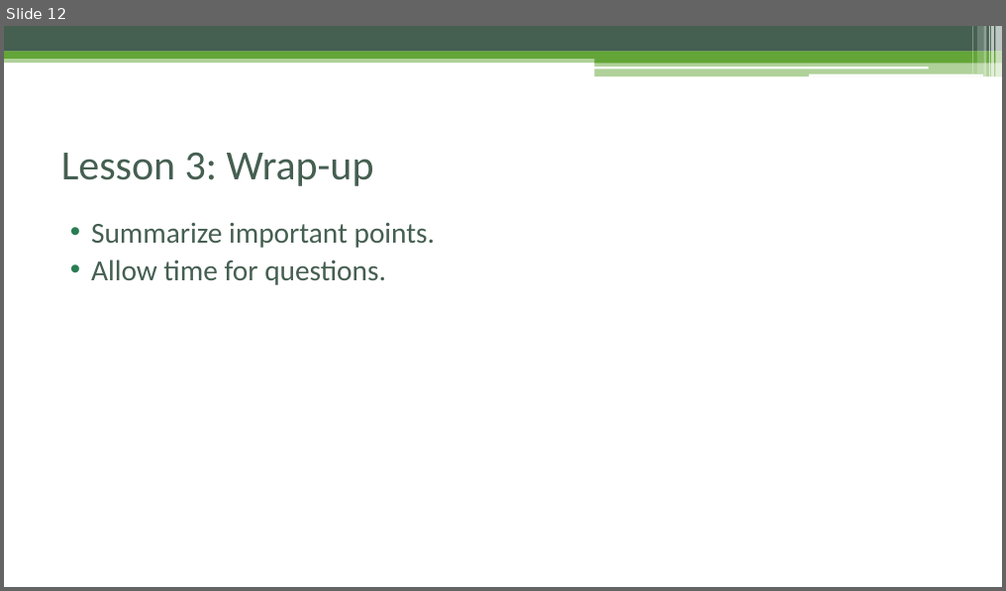
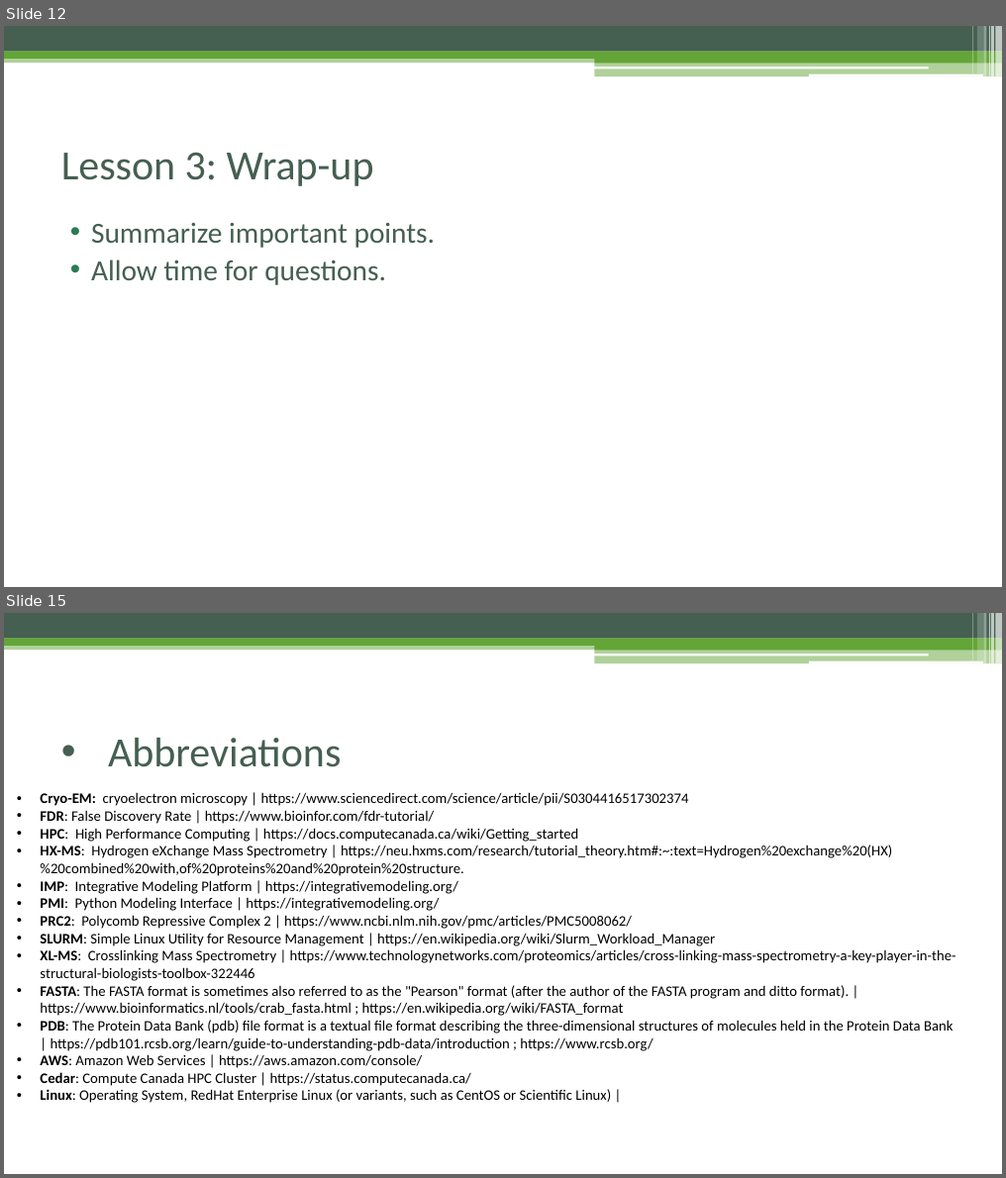
Before and after one commit to pellst/imp_msstudio_init, a slide deck: IMProv_project_prep.pptx. Shown one above the other, each under a label of ours: slide 12 before the commit, slides 12 and 15 after it; the slides between them are not shown. The pictures are 1006x591 and 1006x1178 pixels, drawn with LibreOffice and Linux fonts; fonts in the diff are those of the drawing. Boxes give left, top, right and bottom in pixels: in the first picture for what was removed or moved away, otherwise in the second. Text is boxed around its words. In the diff, an @@ line names an element or a change of style, - is before the commit and + after.

```diff
--- a/IMProv_project_prep.pptx
+++ b/IMProv_project_prep.pptx
@@ slide 15 added at bbox=[4, 613, 1002, 1174], background #FFFFFF; not listed: 13 template elements that a slide beside it also shows @@
@@ title added at bbox=[108, 738, 341, 767], 40 pt, text #455F51 @@
+• Abbreviations
@@ text added at bbox=[40, 792, 956, 1103], 14 pt, text #000000 @@
+• Cryo-EM: cryoelectron microscopy | https://www.sciencedirect.com/science/article/pii/S0304416517302374
+• FDR: False Discovery Rate | https://www.bioinfor.com/fdr-tutorial/
+• HPC: High Performance Computing | https://docs.computecanada.ca/wiki/Getting_started
+• HX-MS: Hydrogen eXchange Mass Spectrometry | https://neu.hxms.com/research/tutorial_theory.htm#:~:text=Hydrogen%20exchange%20(HX)%20combined%20with,of%20proteins%20and%20protein%20structure.
+• IMP: Integrative Modeling Platform | https://integrativemodeling.org/
+• PMI: Python Modeling Interface | https://integrativemodeling.org/
+• PRC2: Polycomb Repressive Complex 2 | https://www.ncbi.nlm.nih.gov/pmc/articles/PMC5008062/
+• SLURM: Simple Linux Utility for Resource Management | https://en.wikipedia.org/wiki/Slurm_Workload_Manager
+• XL-MS: Crosslinking Mass Spectrometry | https://www.technologynetworks.com/proteomics/articles/cross-linking-mass-spectrometry-a-key-player-in-the-structural-biologists-toolbox-322446
+• FASTA: The FASTA format is sometimes also referred to as the "Pearson" format (after the author of the FASTA program and ditto format). | https://www.bioinformatics.nl/tools/crab_fasta.html ; https://en.wikipedia.org/wiki/FASTA_format
+• PDB: The Protein Data Bank (pdb) file format is a textual file format describing the three-dimensional structures of molecules held in the Protein Data Bank | https://pdb101.rcsb.org/learn/guide-to-understanding-pdb-data/introduction ; https://www.rcsb.org/
+• AWS: Amazon Web Services | https://aws.amazon.com/console/
+• Cedar: Compute Canada HPC Cluster | https://status.computecanada.ca/
+• Linux: Operating System, RedHat Enterprise Linux (or variants, such as CentOS or Scientific Linux) |
```
Also in this commit, not shown: 6 slides changed, 2 other slides added, 2 slides removed.
